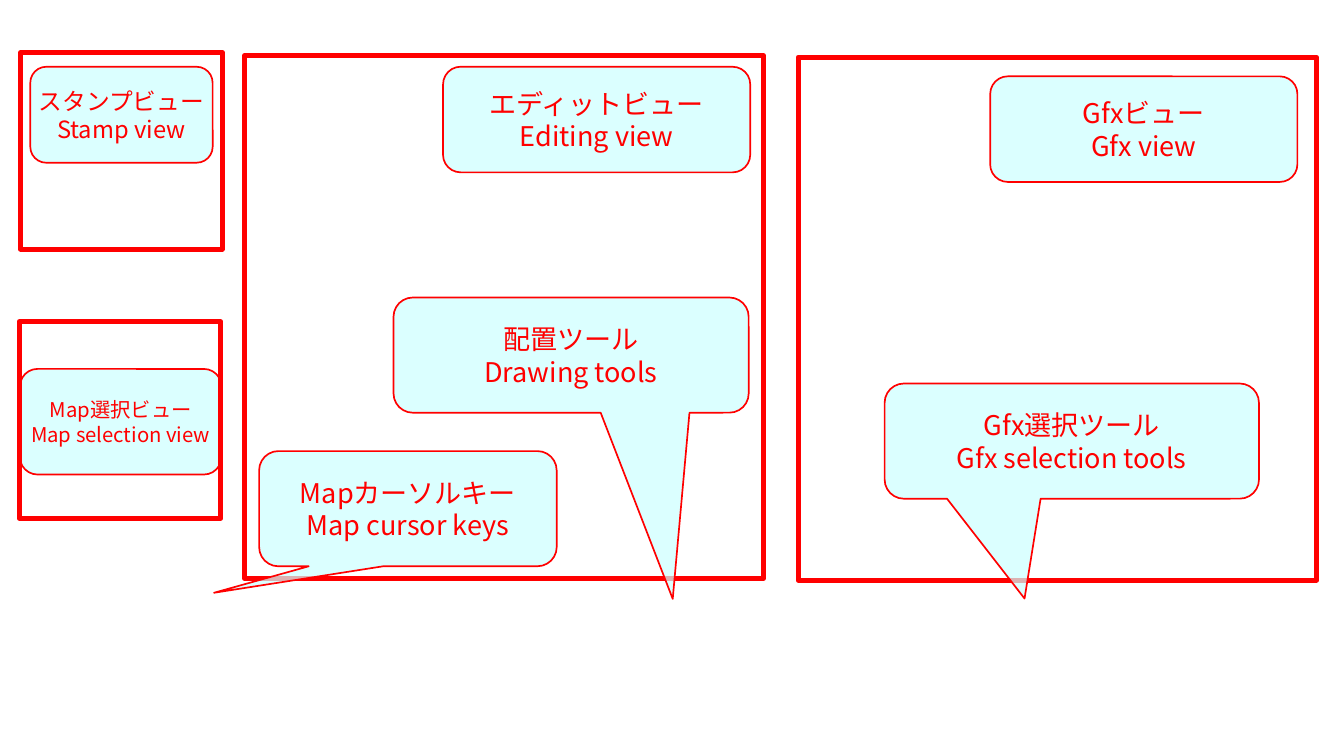
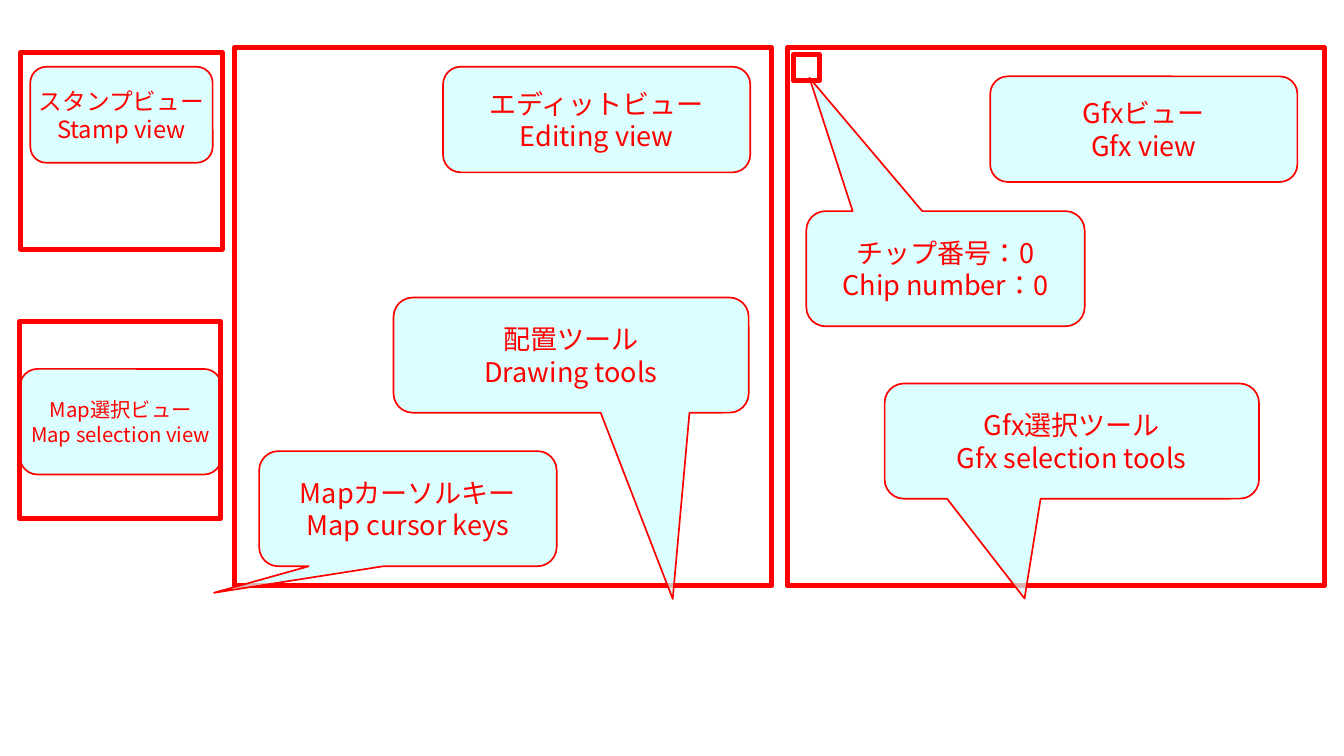
Before and after one commit to takezoff/x8support, a slide deck: slide 6 of work/x8_figures.odp. Drawn at 1344x756 pixels with LibreOffice and Linux fonts; fonts in the diff are those of the drawing; background and template pictures are left out. Boxes give left, top, right and bottom in pixels: in the first picture for what was removed or moved away, otherwise in the second. Text is boxed around its words. In the diff, an @@ line names an element or a change of style, - is before the commit and + after.

Commit message:
Mapのチップ0番が描画されない仕様についての説明を追加

```diff
--- a/work/x8_figures.odp
+++ b/work/x8_figures.odp
@@ rectangle: place and size @@
-rectangle at (245,56,763,579)
+rectangle at (234,48,772,585)
@@ rectangle: place and size @@
-rectangle at (799,57,1317,581)
+rectangle at (788,48,1326,585)
@@ rectangle added at (794,55,820,82), outline #FF0000 3 pt @@
@@ rounded speech box added at (806,211,1084,326), fill #CCFFFF at 70% opacity, outline #FF0000 0.99 pt, 16 pt, text #FF0000 @@
+チップ番号：0
+Chip number：0
```
Also in this commit, not shown: 2 other files.
